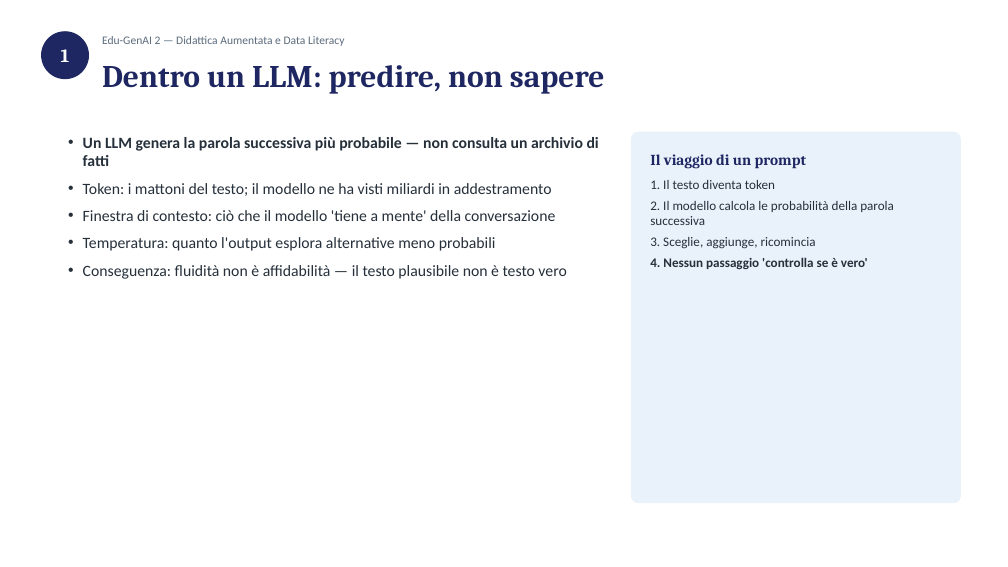
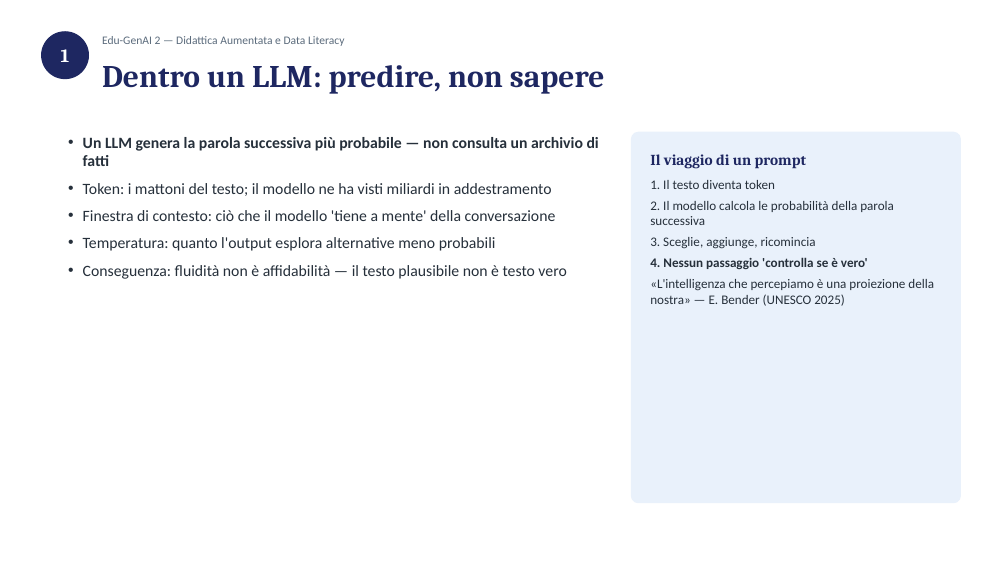
Before and after one commit to sabatinifrancesca75-hue/consulente-commerciale, a slide deck: slide 4 of progetto-snodi/corsi/edu-genai-2/incontri/01-ambiente-protetto.pptx. Drawn at 1008x567 pixels with LibreOffice and Linux fonts; fonts in the diff are those of the drawing. Boxes give left, top, right and bottom in pixels: in the first picture for what was removed or moved away, otherwise in the second. Text is boxed around its words. In the diff, an @@ line names an element or a change of style, - is before the commit and + after.

```diff
--- a/progetto-snodi/corsi/edu-genai-2/incontri/01-ambiente-protetto.pptx
+++ b/progetto-snodi/corsi/edu-genai-2/incontri/01-ambiente-protetto.pptx
@@ text at [650,279,934,306]: paragraph added @@
+«L'intelligenza che percepiamo è una proiezione della nostra» — E. Bender (UNESCO 2025)
```
Also in this commit, not shown: 2 other slides changed, 1 slide added, 6 other files.
